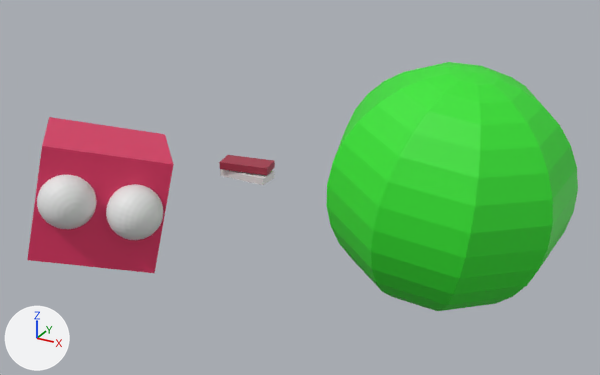
An edit to the Blender file models/monkey.blend, drawn before and after from the same camera.
Camera for both pictures: a 50 mm camera at (46.4, -56.6, 28.2) aimed at (19.7, -8.1, 4.0). Arrows for +X, +Y and +Z are at lower left; the lights stay in place.
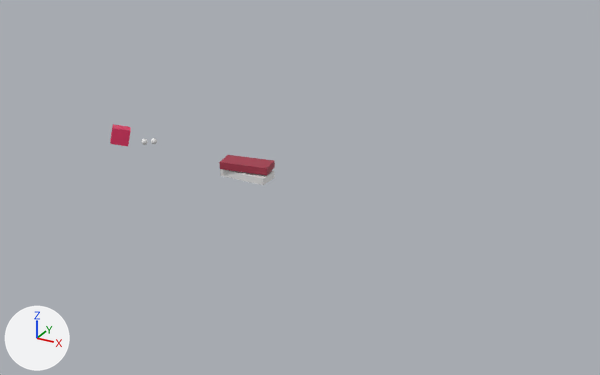
Boxes [x1, y1, x2, y2] around the edits, measured in the pictures (600 x 375 px):
'Sphere.002', deleted (green)
    before: [326, 62, 578, 311]
'Cube', moved, rescaled (85% narrower, 85% shorter)
    before: [27, 117, 174, 273]
    after: [110, 124, 131, 146]
'Sphere.001', moved, rescaled
    before: [37, 175, 97, 229]
    after: [141, 139, 148, 145]
'Sphere', moved, rescaled
    before: [106, 184, 163, 240]
    after: [151, 138, 157, 144]

Patch to the scene script:
```diff
--- a/models/monkey.blend.py
+++ b/models/monkey.blend.py
@@ ob_cube @@
 ob_cube = bpy.data.objects.new('Cube', me_cube)
-ob_cube.location = (1.79, -9.69, 0.3)
+ob_cube.location = (-3.99, -0.17, 1.29)
 ob_cube.rotation_euler = (1.948, 1.82, 1.094)  # degrees (112, 104, 63)
-ob_cube.scale = (-4.59, -4.89, -4.7)
+ob_cube.scale = (-0.764, -0.814, -0.781)
@@ ob_sphere @@
 ob_sphere = bpy.data.objects.new('Sphere', me_sphere)
-ob_sphere.location = (7.12, -11.78, 0.66)
+ob_sphere.location = (-0.28, 0.14, 1.26)
 ob_sphere.rotation_euler = (10.59, 13.89, 4.235)  # degrees (247, 76, 243)
-ob_sphere.scale = (2.17, 2.17, 2.17)
+ob_sphere.scale = (0.27, 0.27, 0.27)
@@ ob_sphere_001 @@
 ob_sphere_001 = bpy.data.objects.new('Sphere.001', me_sphere_001)
-ob_sphere_001.location = (2.72, -14.33, 1.74)
+ob_sphere_001.location = (-0.83, -0.54, 1.34)
 ob_sphere_001.rotation_euler = (14.29, 8.685, -8.324)  # degrees (99, 138, 243)
-ob_sphere_001.scale = (2.26, 2.26, 2.26)
+ob_sphere_001.scale = (0.28, 0.28, 0.28)
@@ ob_sphere_002 @@
-ob_sphere_002 = bpy.data.objects.new('Sphere.002', me_sphere_002)
-ob_sphere_002.location = (33.38, -16.31, 10.04)
-ob_sphere_002.rotation_euler = (-0.0683, -12.71, 22.12)  # degrees (-3.9, 352, 187)
-ob_sphere_002.scale = (-1.07, -1.07, -1.07)
```
